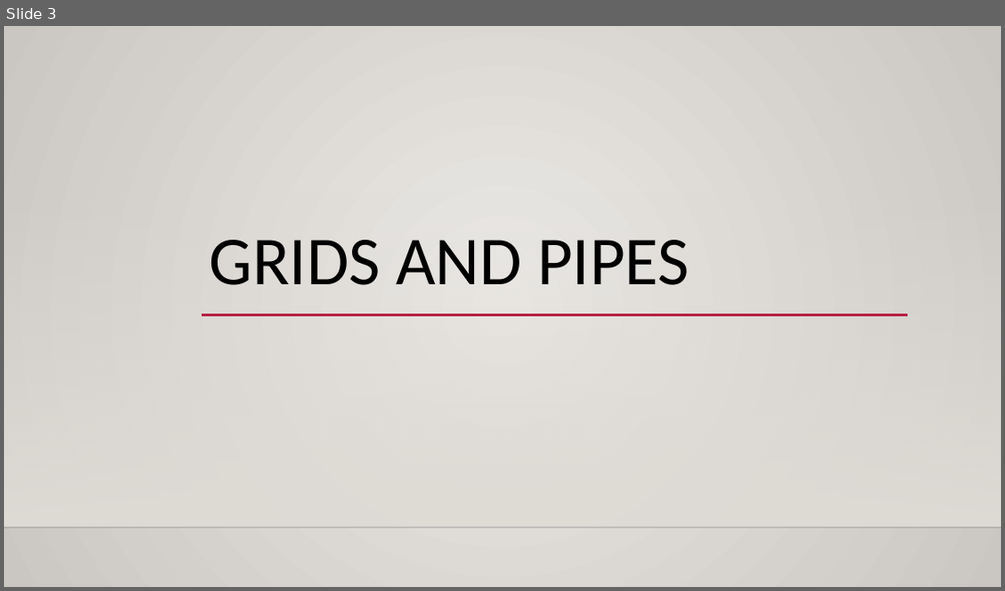
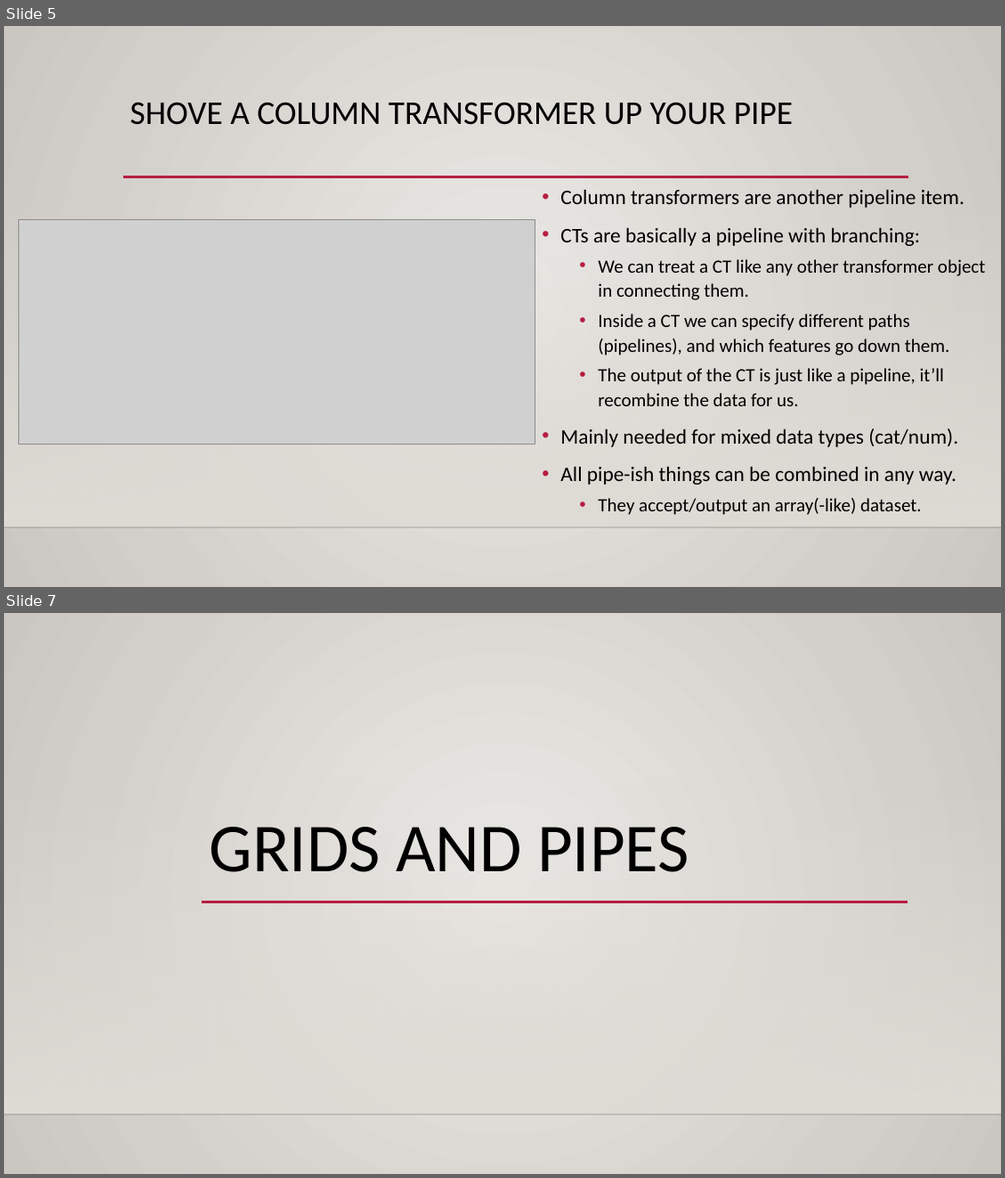
Before and after one commit to glennybarnes/Intro_to_Machine_Learning_Students, a slide deck: reference_content/Slides/004_Gridsearch.pptx. Shown one above the other, each under a label of ours: slide 3 before the commit, slides 5 and 7 after it; the slides between them are not shown. The pictures are 1005x591 and 1005x1178 pixels, drawn with LibreOffice and Linux fonts; fonts in the diff are those of the drawing; grey boxes stand for pictures; background and template pictures are left out. Boxes give left, top, right and bottom in pixels: in the first picture for what was removed or moved away, otherwise in the second. Text is boxed around its words. In the diff, an @@ line names an element or a change of style, - is before the commit and + after.

```diff
--- a/reference_content/Slides/004_Gridsearch.pptx
+++ b/reference_content/Slides/004_Gridsearch.pptx
@@ slide 5 added at box(4, 26, 1001, 587), background gradient #ECEAE7 to #CAC7C1; not listed: 2 template elements that a slide beside it also shows @@
@@ title added at box(130, 102, 793, 125), 32 pt, text #000000 @@
+SHOVE A COLUMN TRANSFORMER UP YOUR PIPE
@@ line added from (123, 177) to (909, 177), #B71E42 2.5 pt @@
@@ text added at box(560, 189, 985, 515), 18 pt, text #000000 @@
+• Column transformers are another pipeline item.
+• CTs are basically a pipeline with branching:
+  • We can treat a CT like any other transformer object in connecting them.
+  • Inside a CT we can specify different paths (pipelines), and which features go down them.
+  • The output of the CT is just like a pipeline, it’ll recombine the data for us.
+• Mainly needed for mixed data types (cat/num).
+• All pipe-ish things can be combined in any way.
+  • They accept/output an array(-like) dataset.
@@ picture added at box(18, 220, 535, 445) @@
@@ what was slide 3 is now slide 7 @@
```
Also in this commit, not shown: 4 slides changed, 4 other slides added, 1 slide removed, 4 other files.
